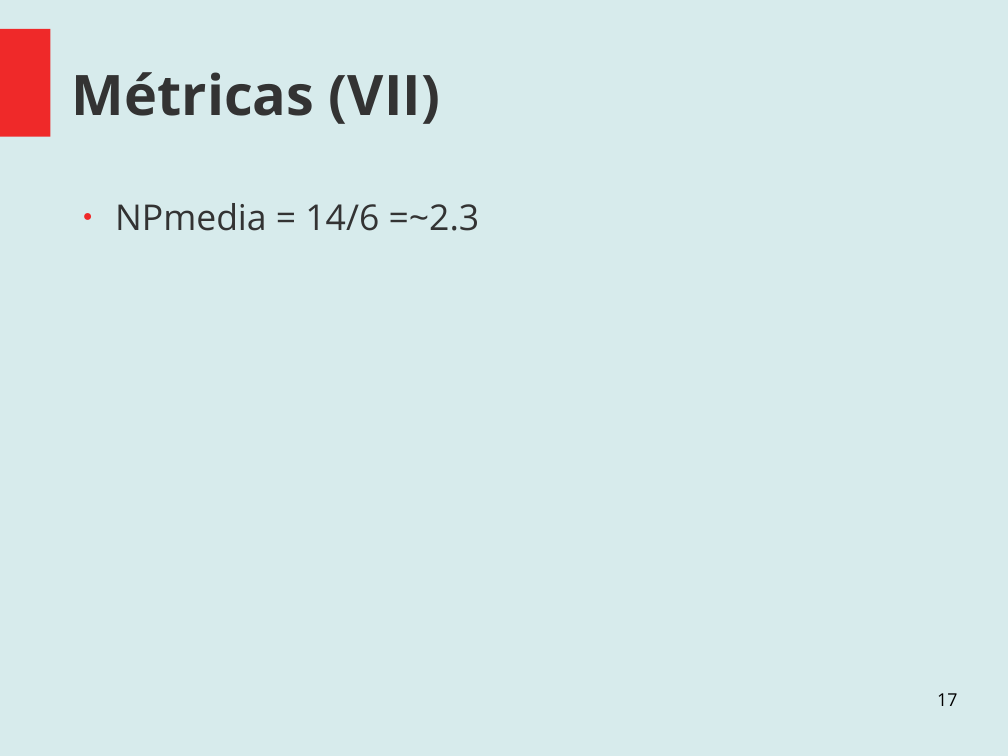
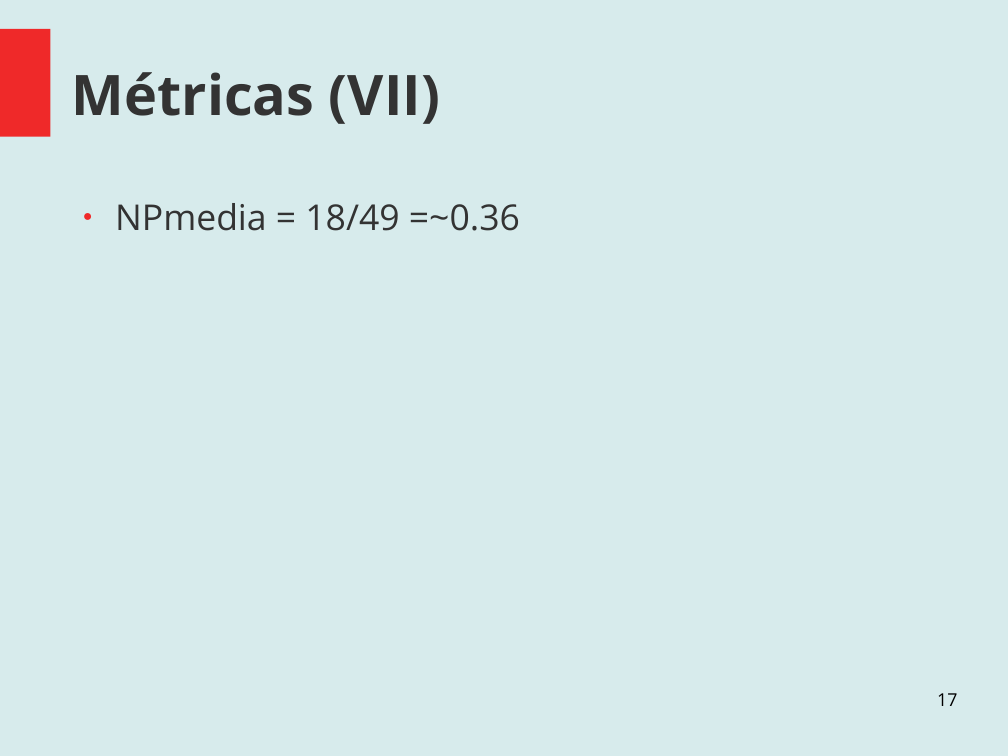
Before and after one commit to santiago-m/ProyectoAnalisisYDise-o, a slide deck: slide 17 of Documentation/Muestra de Avances.odp. Drawn at 1008x756 pixels with LibreOffice and Linux fonts; fonts in the diff are those of the drawing. Boxes give left, top, right and bottom in pixels: in the first picture for what was removed or moved away, otherwise in the second. Text is boxed around its words. In the diff, an @@ line names an element or a change of style, - is before the commit and + after.

```diff
--- a/Documentation/Muestra de Avances.odp
+++ b/Documentation/Muestra de Avances.odp
@@ text at bbox=[115, 203, 520, 231]: text changed @@
-● NPmedia = 14/6 =~2.3
+● NPmedia = 18/49 =~0.36
```
Also in this commit, not shown: 4 other slides changed.
